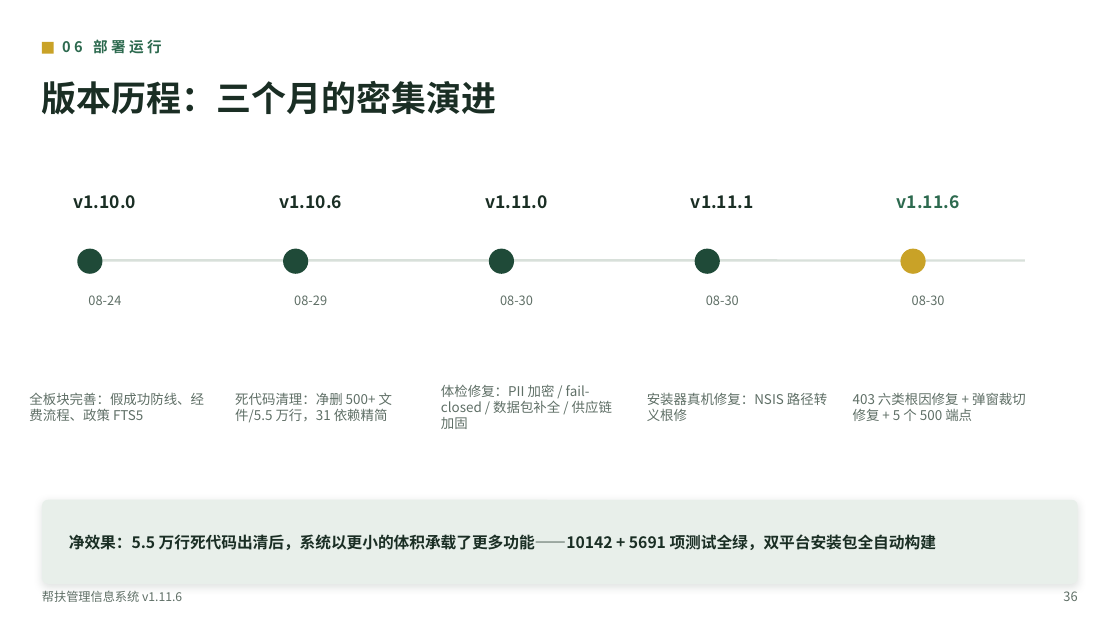
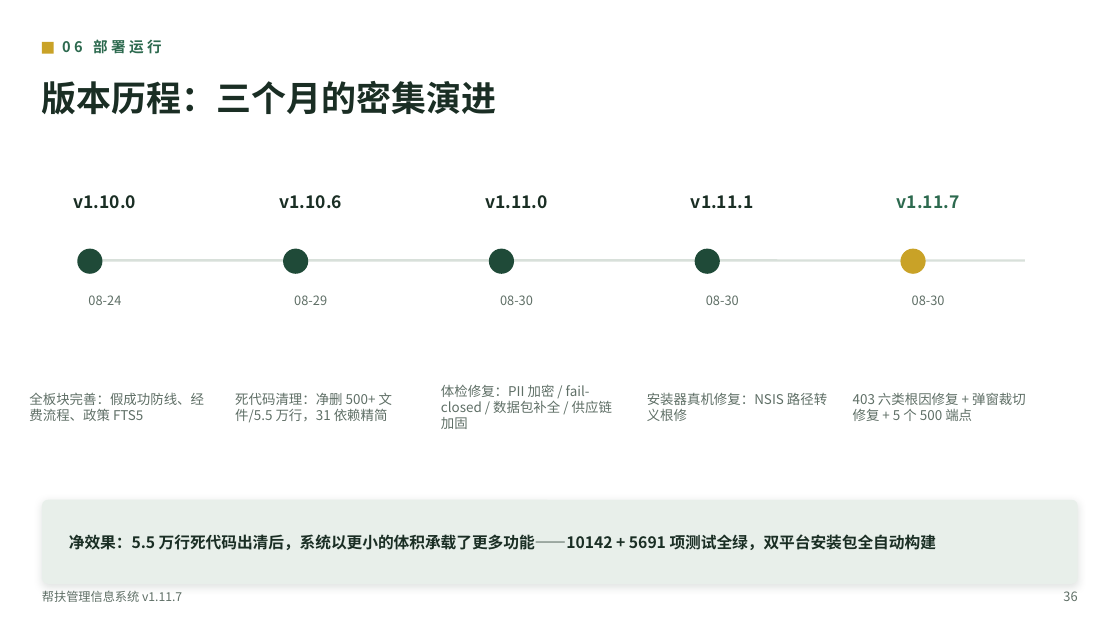
Before and after one commit to lzh745200/MRRS, a slide deck: slide 38 of docs/帮扶管理信息系统介绍.pptx. Drawn at 1120x630 pixels with LibreOffice and Linux fonts; fonts in the diff are those of the drawing. Boxes give left, top, right and bottom in pixels: in the first picture for what was removed or moved away, otherwise in the second. Text is boxed around its words. In the diff, an @@ line names an element or a change of style, - is before the commit and + after.

```diff
--- a/docs/帮扶管理信息系统介绍.pptx
+++ b/docs/帮扶管理信息系统介绍.pptx
@@ text at (897,195,960,208): text changed @@
-v1.11.6
+v1.11.7
@@ text at (42,591,182,602): text changed @@
-帮扶管理信息系统 v1.11.6
+帮扶管理信息系统 v1.11.7
```
Also in this commit, not shown: 31 other slides changed, 17 other files.
